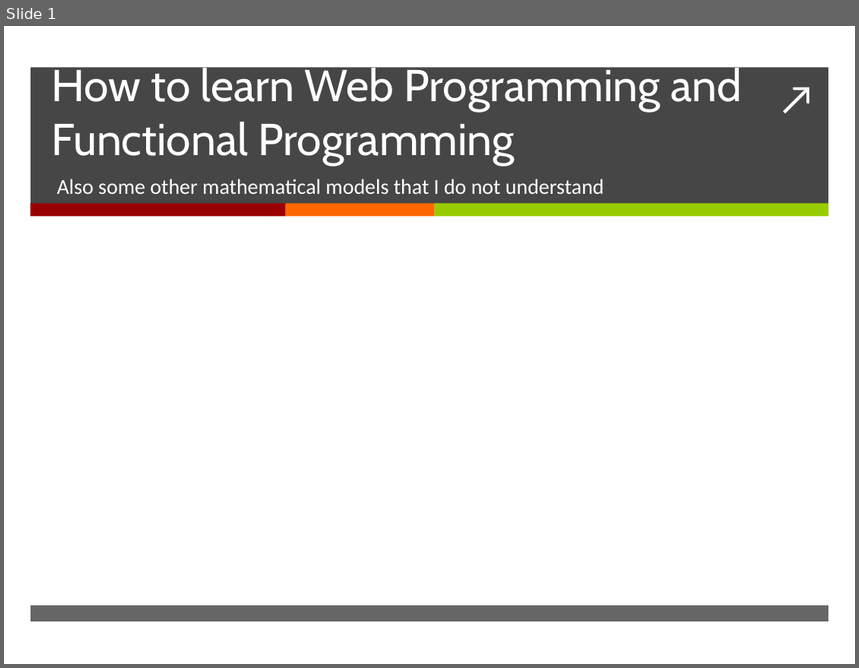
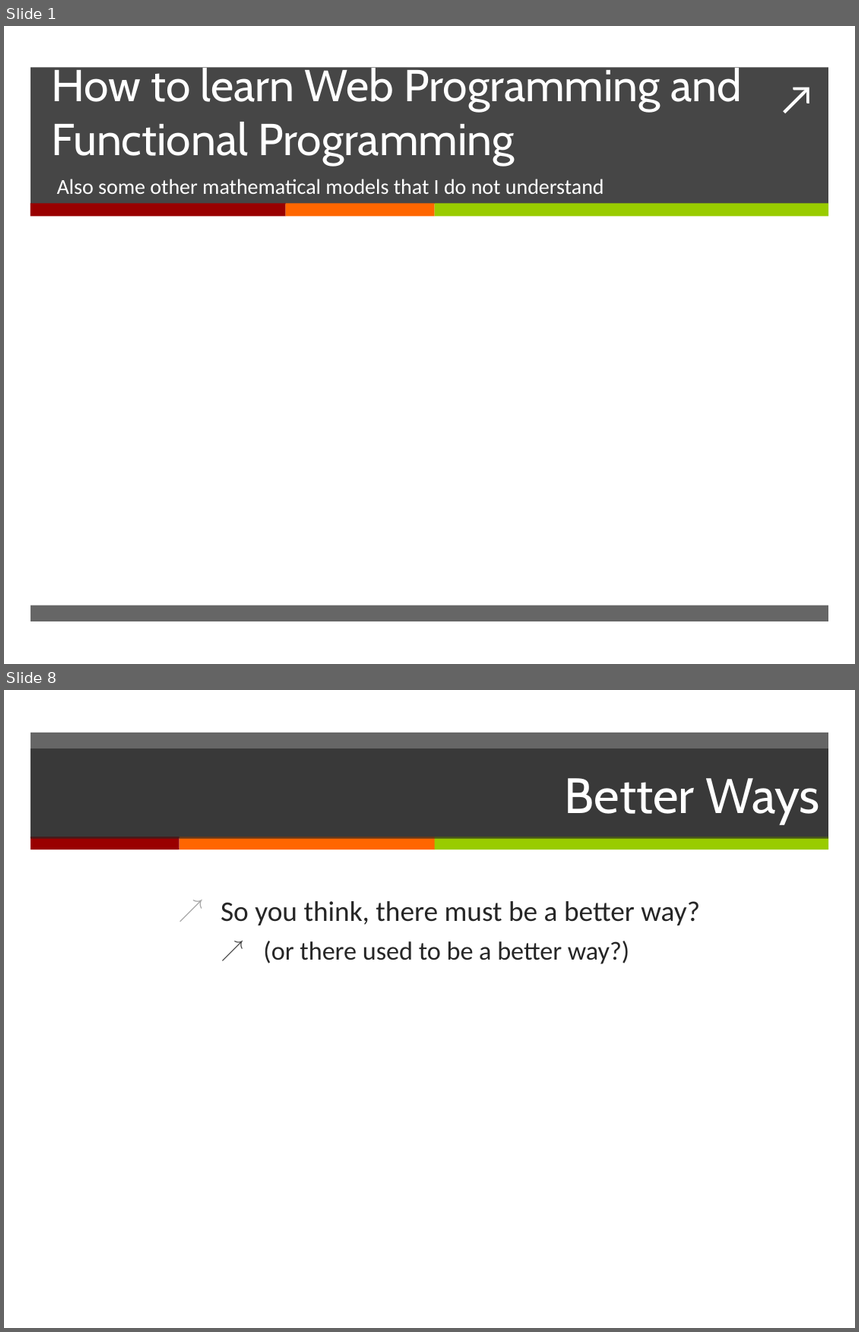
Before and after one commit to erkinun/slides, a slide deck: learn.pptx. Shown one above the other, each under a label of ours: slide 1 before the commit, slides 1 and 8 after it; the slides between them are not shown. The pictures are 859x668 and 859x1332 pixels, drawn with LibreOffice and Linux fonts; fonts in the diff are those of the drawing. Boxes give left, top, right and bottom in pixels: in the first picture for what was removed or moved away, otherwise in the second. Text is boxed around its words. In the diff, an @@ line names an element or a change of style, - is before the commit and + after.

```diff
--- a/learn.pptx
+++ b/learn.pptx
@@ slide 8 added at (4,690,855,1328), background #FFFFFF @@
@@ rectangle added at (31,733,829,838), fill #262626 at 70% opacity @@
@@ title added at (31,749,829,839), fill #262626 at 70% opacity, 42 pt, text #FFFFFF @@
+Better Ways
@@ rectangle added at (31,837,180,850), fill #990000 @@
@@ rectangle added at (180,837,435,850), fill #FF6600 @@
@@ rectangle added at (435,837,829,850), fill #99CC00 @@
@@ text added at (221,901,700,964), 24 pt, text #262626 @@
+↗ So you think, there must be a better way?
+  ↗ (or there used to be a better way?)
```
Also in this commit, not shown: 1 slide changed, 11 other slides added.
